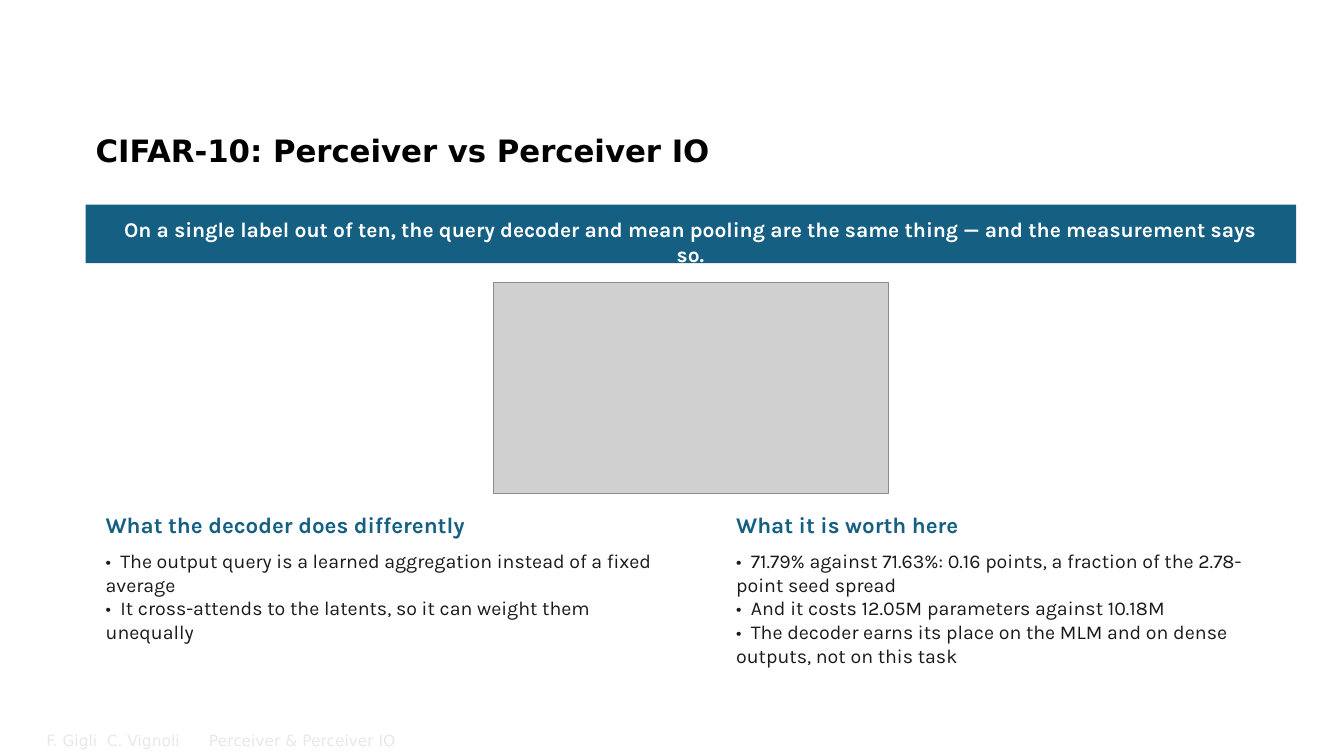
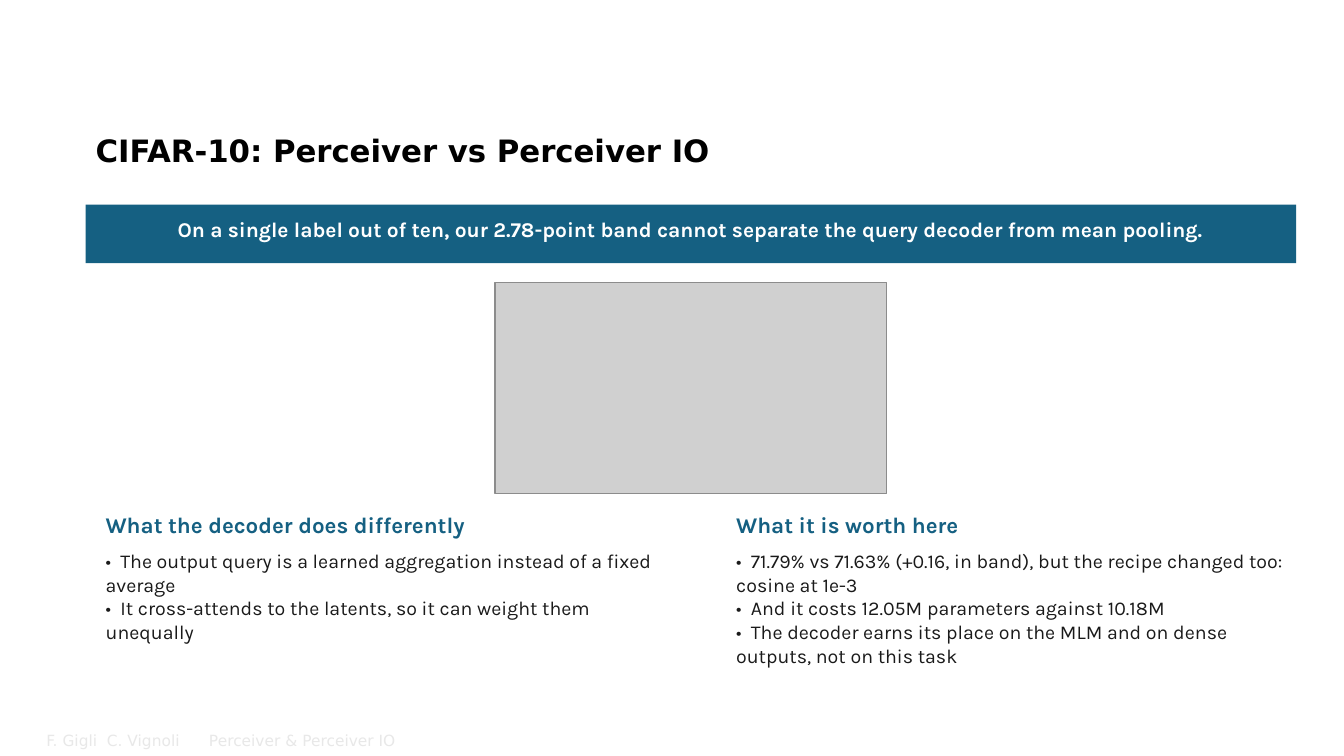
Before and after one commit to FrancescoGigli/Perceiver_project, a slide deck: slide 27 of sito/slide/Perceiver & Perceiver IO.pptx. Drawn at 1344x756 pixels with LibreOffice and Linux fonts; fonts in the diff are those of the drawing; grey boxes stand for pictures; background and template pictures are left out. Boxes give left, top, right and bottom in pixels: in the first picture for what was removed or moved away, otherwise in the second. Text is boxed around its words. In the diff, an @@ line names an element or a change of style, - is before the commit and + after.

Commit message:
Materiali allineati al codice e alla lezione rivista
Dispensa, deck beamer e deck PowerPoint, README e pagina iniziale dicono ora le stesse
cose della lezione, verificate su codice, log e PDF dei paper.

- Dispensa (220 pagine): cross-attention del nostro codice a 1 testa con d = 261
  (non 8 teste da 64), LayerNorm con radice di (sigma^2 + eps), residual del backward
  sommata a L' e non ai latenti normalizzati, init di default di PyTorch (niente Xavier),
  troncamento a +-2 sigma, Tab. 5 come "latent transformer essenziale", Tab. 6 completa,
  Fourier con frequenze equispaziate, Fig. 5 con i valori del grafico, Perceiver IO
  (84.5 con Fourier, patch audio, query da 1026, N e D non dichiarati), capitolo del
  progetto (e02 atteso per costruzione, seed che sposta lo split, CoLA in Matthews
  62.49/65.41, e23/e24/e27/e28 instabili, ModelNet40 senza banda, ResNet con la sua
  ricetta), riferimenti teorici (LSTM a 6 equazioni, LAMB, weight decay, dropout, He,
  equivarianza, softmax, flusso ottico e GLUE di IO).
- Beamer (41 pagine) e PowerPoint: stesse correzioni in inglese, formula del trust
  ratio, otto figure rigenerate da _diag/figure_risultati42.py (run instabili marcate,
  seed e split, ricette diverse, CoLA in Matthews); nuovo anello
  _diag/allinea_rev_20260927.py per il PowerPoint.
- README, progetto/README e pagina iniziale: numeri e cautele aggiornati (42 run su 42,
  59 voci di glossario, 41 pagine del deck, 220 della dispensa).
- Lezione: backward della LayerNorm, self-attention equivariante, e27 fra le run instabili.

```diff
--- a/sito/slide/Perceiver & Perceiver IO.pptx
+++ b/sito/slide/Perceiver & Perceiver IO.pptx
@@ text at (178, 222, 1203, 243): text changed @@
-On a single label out of ten, the query decoder and mean pooling are the same thing — and the measurement says so.
+On a single label out of ten, our 2.78-point band cannot separate the query decoder from mean pooling.
@@ text at (736, 554, 1282, 593): text changed @@
-• 71.79% against 71.63%: 0.16 points, a fraction of the 2.78-point seed spread
+• 71.79% vs 71.63% (+0.16, in band), but the recipe changed too: cosine at 1e-3
```
Also in this commit, not shown: 25 other slides changed, 18 other files.
